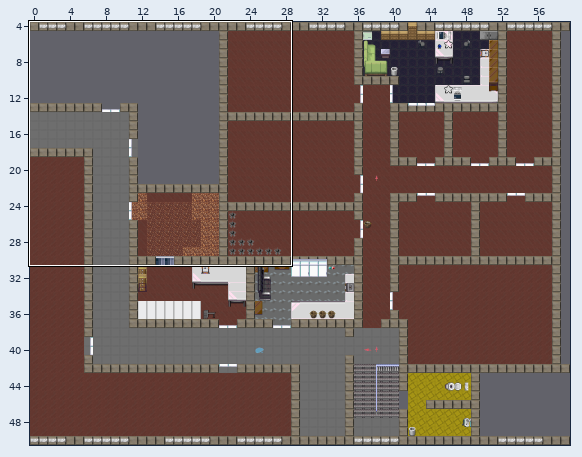
A Tiled map (JSON) gets an edit: zl-map/maps/zl-og.json. The picture above shows the old version from afar; the outline marks the close-up.
Close-up. As it was:
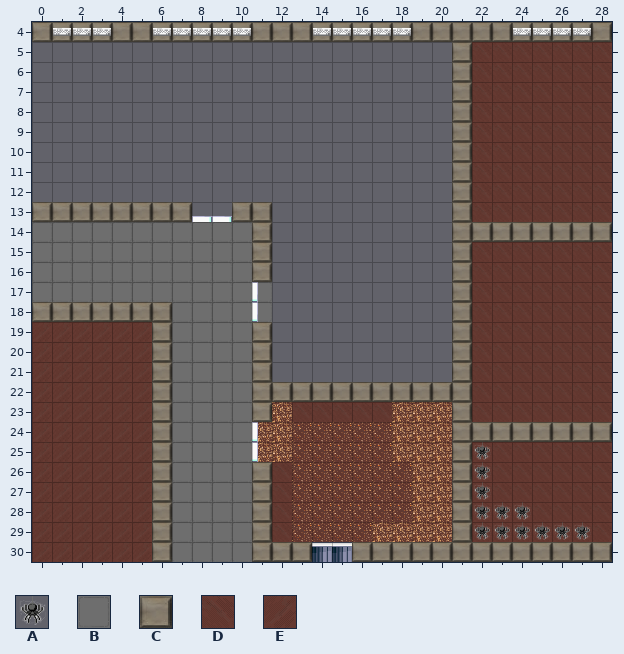
Cells are 32x32 px. Shown: x 0..28, y 4..30. The commit also changed other parts of the map, which this record leaves out.
Key: from "chaos_zone_shared": A 259; from "floortileset": B 31, C 35; from "z-Labor-floor3434": D 9, E 9 turned 90.
_ is an empty cell, # one hidden under a higher layer.
Layers that did not change in this view are not listed.
Layer "stop" before, first column x 0:
10 _____________________________
11 _____________________________
12 _____________________________
13 _____________________________
14 #____________________________
15 #____________________________
16 #____________________________
17 #____________________________
18 _____________________________
19 _____________________________
20 _____________________________
21 _____________________________
22 _____________________________
23 _____________________________
24 _____________________________
25 ______________________DDDDDDD
26 ______________________DDDDDDD
27 ______________________DDDDDDD
28 ______________________DDDDDDD
29 ______________________DDDDDDD
30 _____________________________
Layer "ground" before, first column x 16:
22 _____________
23 _____________
24 _____________
25 ______A______
26 ______A______
27 ______A______
28 ______AAA____
29 ______AAAAAA_
30 _____________
Layer "floor" before, first column x 0:
 4 CCCCCCCCCCCCCCCCCCCCCCCCCCCCC
 5 _____________________CDDDDDDD
 6 _____________________CDDDDDDD
 7 _____________________CDDDDDDD
 8 _____________________CDDDDDDD
 9 _____________________CDDDDDDD
10 _____________________CDDDDDDD
11 _____________________CDDDDDDD
12 _____________________CDDDDDDD
13 CCCCCCCC__CC_________CDDDDDDD
14 BBBBBBBBBBBC_________CCCCCCCC
15 BBBBBBBBBBBC_________CDDDDDDD
16 BBBBBBBBBBBC_________CDDDDDDD
17 BBBBBBBBBBBB_________CDDDDDDD
18 CCCCCCCBBBBB_________CDDDDDDD
19 EEEEEECBBBBC_________CDDDDDDD
20 EEEEEECBBBBC_________CDDDDDDD
21 EEEEEECBBBBC_________CDDDDDDD
22 EEEEEECBBBBCCCCCCCCCCCDDDDDDD
23 EEEEEECBBBBCDDDDDDDDDCDDDDDDD
24 EEEEEECBBBBDDDDDDDDDDCCCCCCCC
25 EEEEEECBBBBDDDDDDDDDDC_______
26 EEEEEECBBBBCDDDDDDDDDC_______
27 EEEEEECBBBBCDDDDDDDDDC_______
28 EEEEEECBBBBCDDDDDDDDDC_______
29 EEEEEECBBBBCDDDDDDDDDC_______
30 EEEEEECBBBBCCC##CCCCCCCCCCCCC
Once edited:
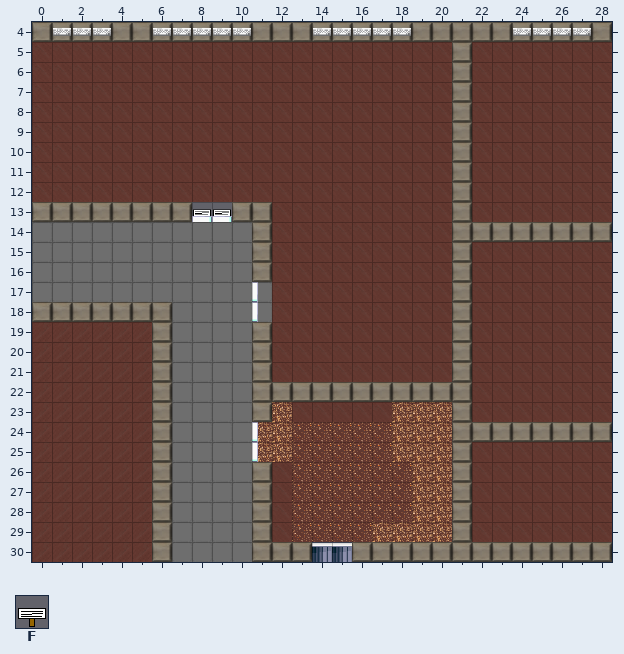
Further tiles: from "chaos_zone_shared": F 34.
The exact change:
Changed rows in their new state; . is an unchanged cell.
Layer "stop":
first column x 8:
13 FF
first column x 22:
25 _.....
26 _.....
27 _.....
28 ___...
29 ______
Layer "ground":
first column x 22:
25 _.....
26 _.....
27 _.....
28 ___...
29 ______
Layer "floor":
first column x 0:
 5 DDDDDDDDDDDDDDDDDDDDD
 6 DDDDDDDDDDDDDDDDDDDDD
 7 DDDDDDDDDDDDDDDDDDDDD
 8 DDDDDDDDDDDDDDDDDDDDD
 9 DDDDDDDDDDDDDDDDDDDDD
10 DDDDDDDDDDDDDDDDDDDDD
11 DDDDDDDDDDDDDDDDDDDDD
12 DDDDDDDDDDDDDDDDDDDDD
13 ............DDDDDDDDD
14 ............DDDDDDDDD
15 ............DDDDDDDDD
16 ............DDDDDDDDD
17 ............DDDDDDDDD
18 ............DDDDDDDDD
19 ............DDDDDDDDD
20 ............DDDDDDDDD
21 ............DDDDDDDDD
first column x 22:
25 D.....
26 D.....
27 D.....
28 DDD...
29 DDDDDD
Boxes around the changes in both close-ups, in picture pixels (x1, y1, x2, y2):
added: (32, 42, 452, 382)
changed: (474, 442, 591, 540)
